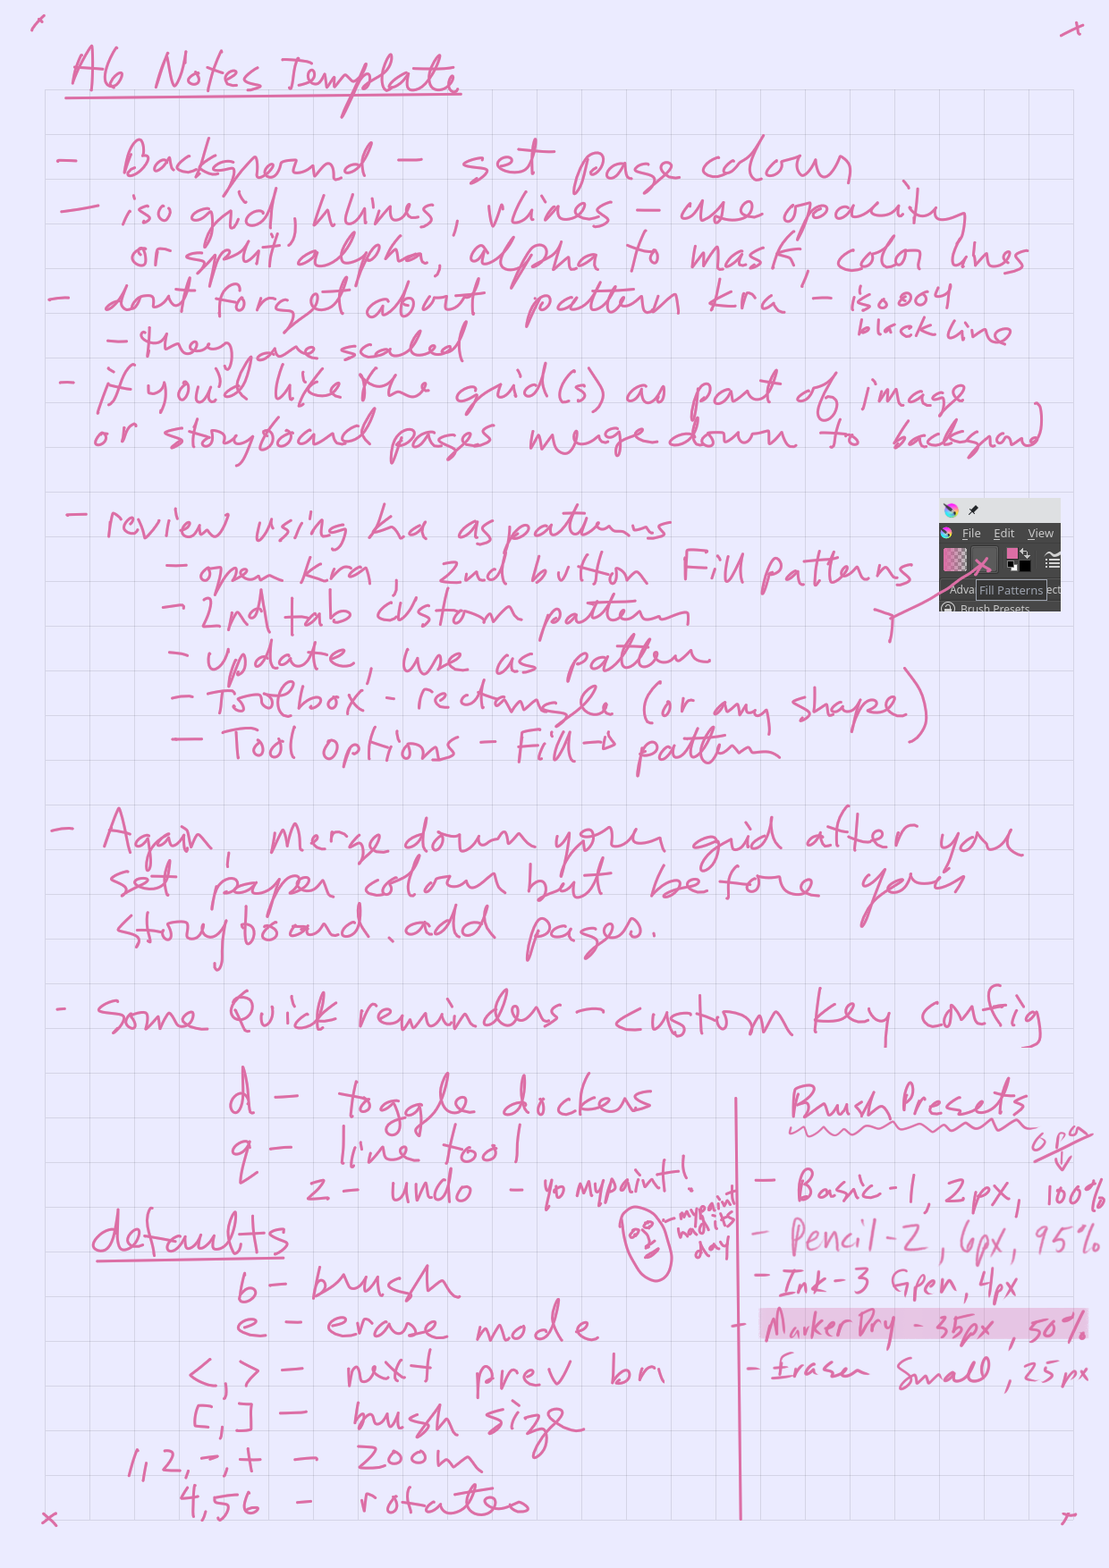
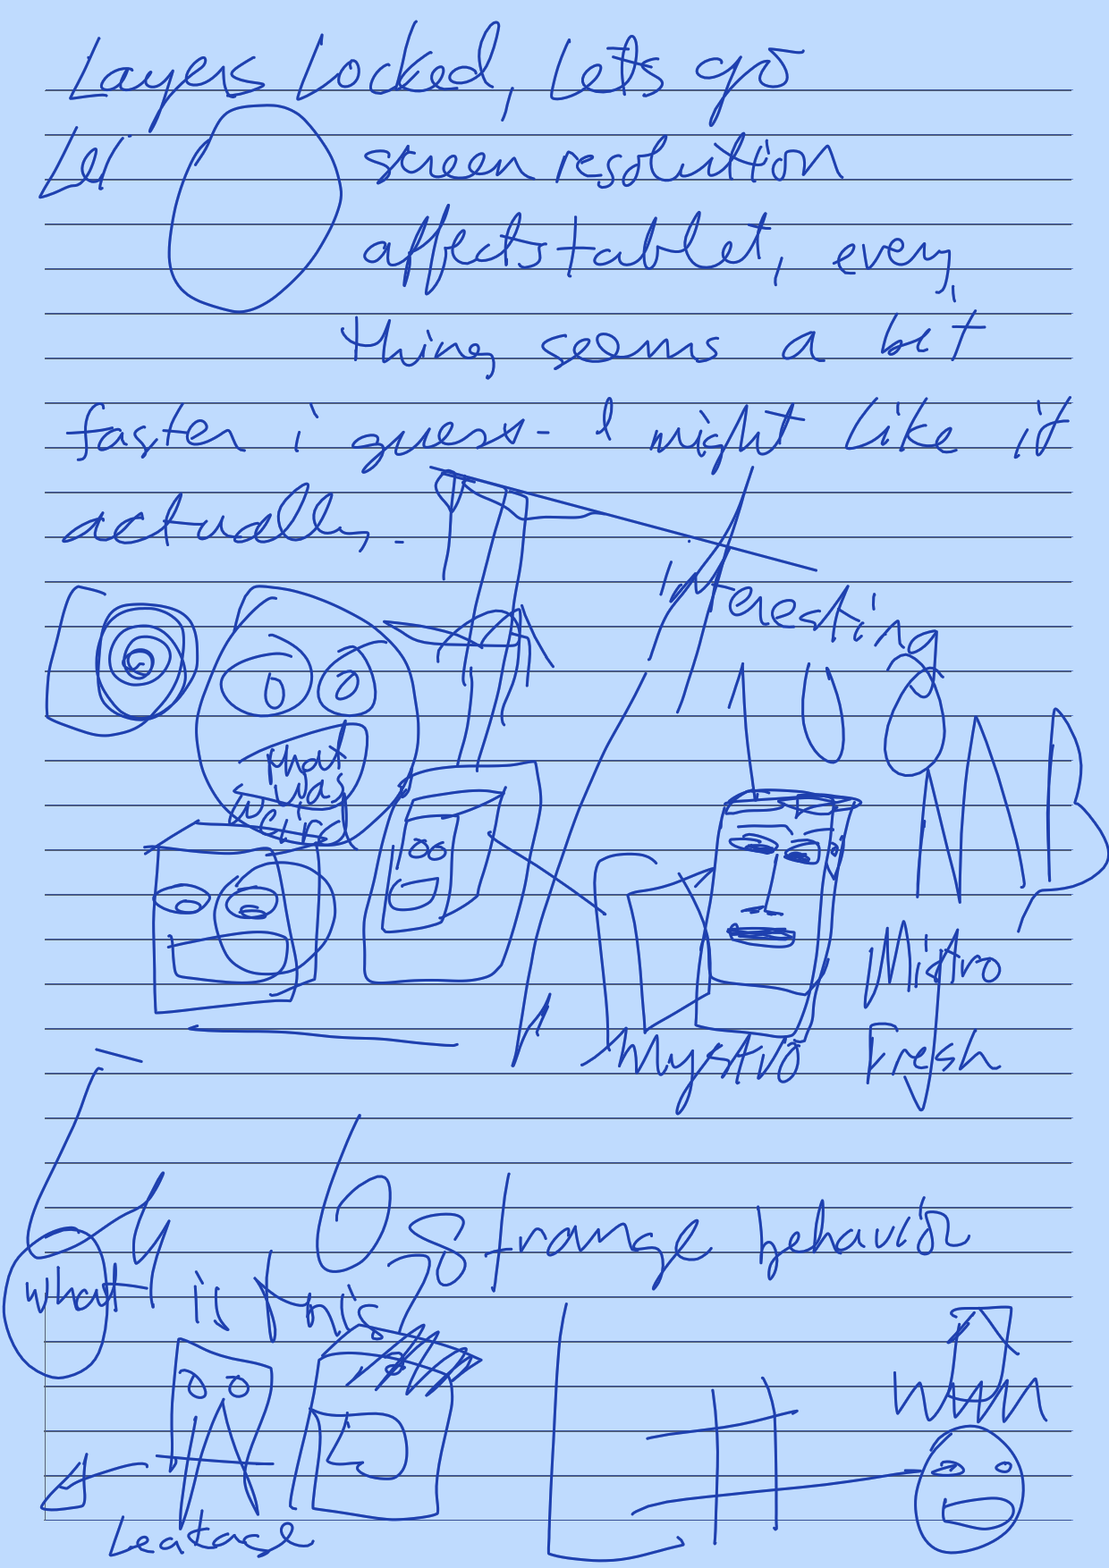
Layered file, before and after one edit (1109×1568). Changes by layer:
painted on "Paint Layer 2" over bbox(0, 0, 1109, 1568)
"h lines": opacity 10% → 56%, moved it above "h 3 lines", painted on it, masked it over bbox(0, 0, 1109, 1568)
added layer "h 3 lines" (54%) above "v lines" over bbox(0, 57, 1088, 1545)
hid "v lines" over bbox(0, 0, 1109, 1568)
painted on "Background" over bbox(0, 0, 1109, 1568)